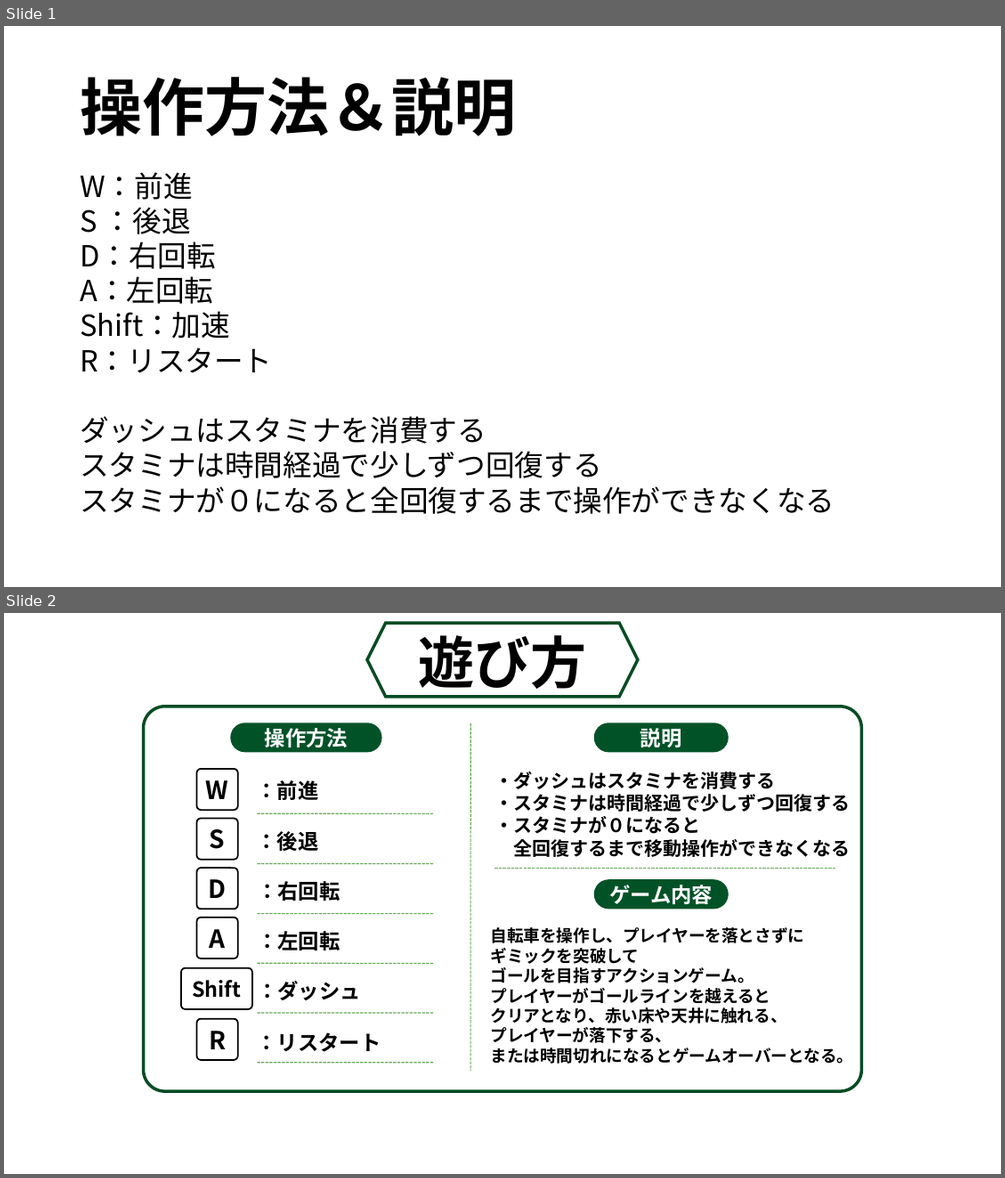
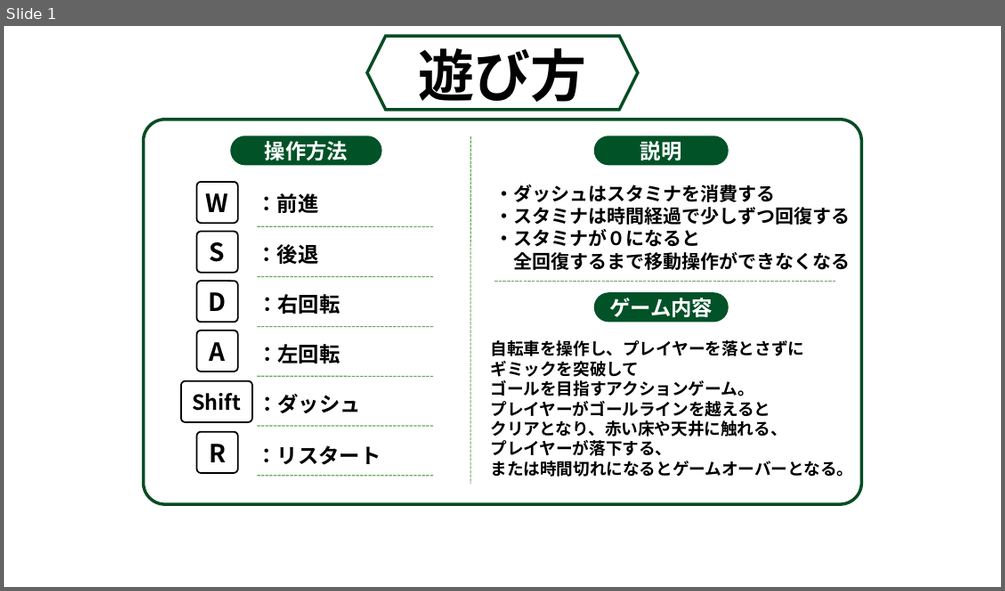
Before and after one commit to kawasakiryota1646/kawanishi, a slide deck: 操作説明.pptx. Shown one above the other, each under a label of ours: slides 1 and 2 before the commit, slide 1 after it. The pictures are 1005x1178 and 1005x591 pixels, drawn with LibreOffice and Linux fonts; fonts in the diff are those of the drawing. Boxes give left, top, right and bottom in pixels: in the first picture for what was removed or moved away, otherwise in the second. Text is boxed around its words. In the diff, an @@ line names an element or a change of style, - is before the commit and + after.

```diff
--- a/操作説明.pptx
+++ b/操作説明.pptx
@@ slide 1 removed at [4, 26, 1001, 587], background #FFFFFF @@
@@ title removed at [80, 77, 516, 136] @@
-操作方法＆説明
@@ text removed at [80, 172, 834, 514] @@
-W：前進
-S ：後退
-D：右回転
-A：左回転
-Shift：加速
-R：リスタート
-ダッシュはスタミナを消費する
-スタミナは時間経過で少しずつ回復する
-スタミナが０になると全回復するまで操作ができなくなる
@@ what was slide 2 is now slide 1 @@
```
Also in this commit, not shown: 1 other file.
